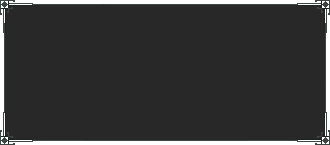
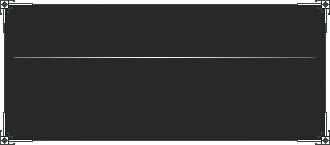
Layered file, before and after one edit (330x145). Changes by layer:
added layer "레이어 6" above "명도/대비 1" over box(14, 57, 317, 58)
